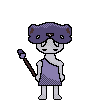
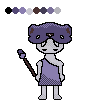
Comparing the layer stacks of the two 100px x 100px images. Changes:
"palette": opacity 0% → 100% over left=5, top=7, right=61, bottom=15
